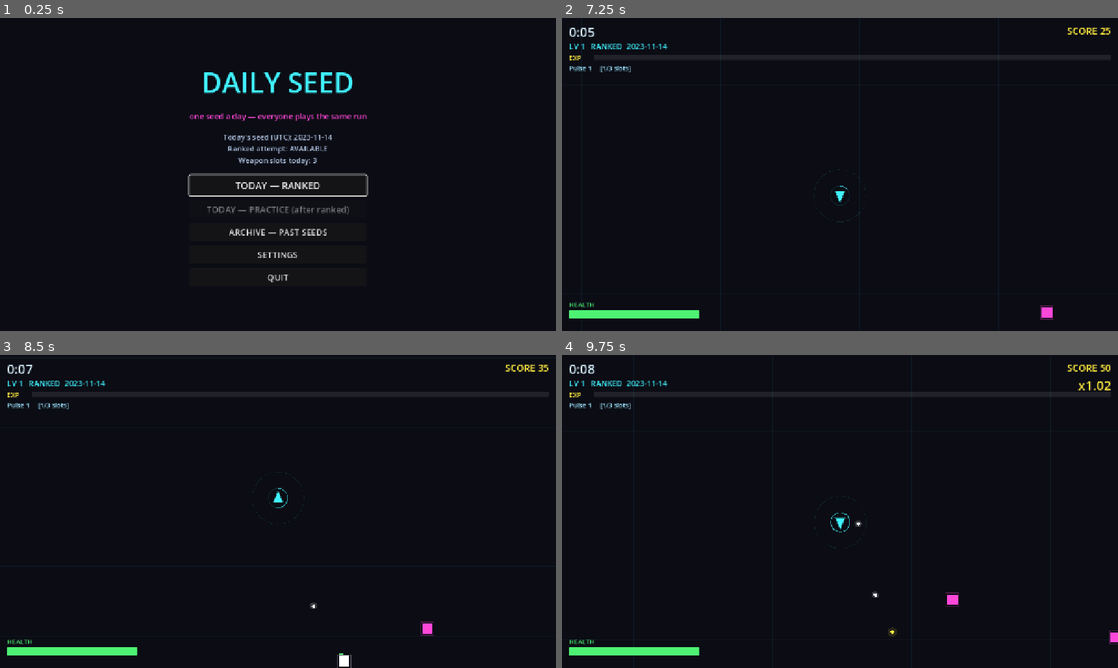
Above: before the commit, frames 1-4 (two rows, left to right).
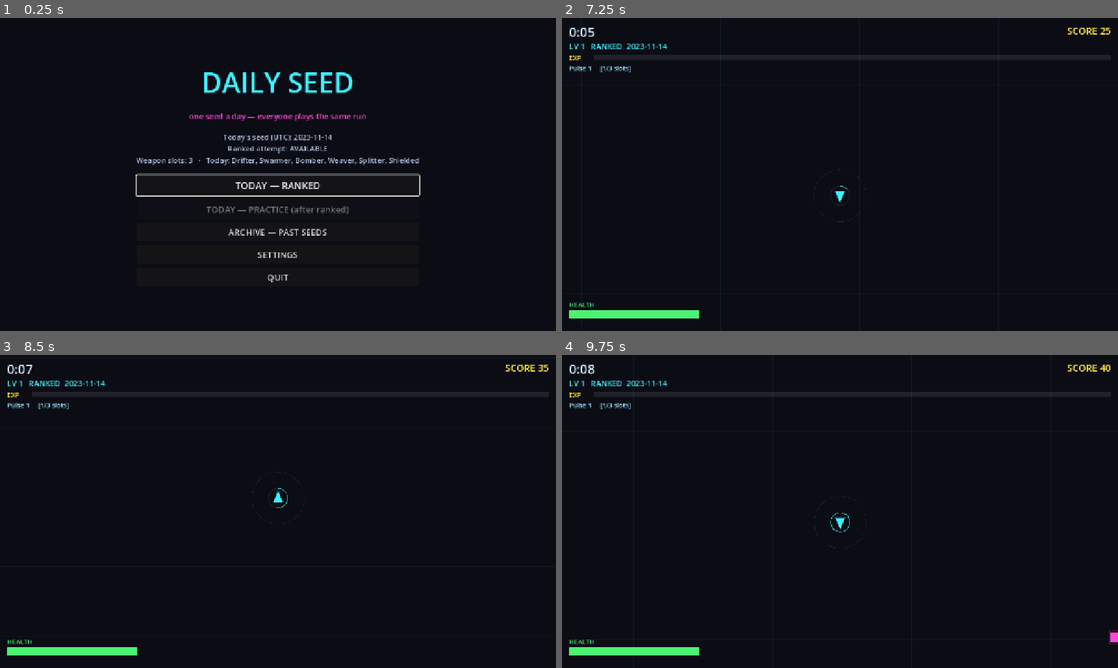
Above: after the commit, the same moments.

Repository: NeekPizza/godot-roguelite
Game: Godot game, scene res://scenes/main_menu.tscn
Two runs of this game, one before a commit and one after it. Both use one fixed random seed, a clock stepped at 60 frames per second and the inputs below.
Inputs (mouse positions are in pixels of both pictures, inside the frame that each line leads up to):
- Up to frame 1 (0.25 s): no input
- Up to frame 2 (7.25 s): click "TODAY — RANKED" at 0.5 s; click "START RANKED" at 1.25 s; tap Enter (ui_accept) at 2, 2.27, 4.25, 5.27 s; move the mouse to (962, 158) at 2.02 s; hold D (move_right) 2.03-2.75 s; tap Space (dash) at 2.1, 3.8, 5.1, 6.8 s; click (962, 158) at 2.17 s; drag from (728, 190) to (856, 174) at 2.77 s; move the mouse to (895, 105) at 3.52 s; press the mouse at (895, 105) at 3.53 s; hold D (move_right) 3.53-4.25 s; release the mouse at (895, 105) at 4.25 s; drag from (812, 237) to (673, 127) at 4.27 s; move the mouse to (1006, 221) at 5.02 s; hold A (move_left) 5.03-5.75 s; tap R (restart) at 5.75 s; drag from (673, 127) to (823, 174) at 5.77 s; move the mouse to (867, 174) at 6.52 s; press the mouse at (867, 174) at 6.53 s; hold S (move_down) from 6.53 s (still down)
- Up to frame 3 (8.5 s): release S (move_down) at 7.25 s; release the mouse at (305, 511) at 7.25 s; drag from (194, 433) to (483, 649) at 7.27 s; move the mouse to (400, 495) at 8.02 s; hold W (move_up) from 8.03 s (still down); tap Space (dash) at 8.1 s; tap Enter (ui_accept) at 8.27 s
- Up to frame 4 (9.75 s): release W (move_up) at 8.75 s; drag from (728, 527) to (979, 646) at 8.77 s; move the mouse to (895, 442) at 9.52 s; press the mouse at (895, 442) at 9.53 s; hold S (move_down) from 9.53 s (still down)

The runs differ from the first frame. In frame 1, 1.5% of the frame differs, in the area x 24-76%, y 30-70%; in frame 2, 0.1%; in frame 3, 0.2%; in frame 4, 0.3%.

Commit message:
6e: four new enemies, seed-selected roster, elites
ENEMIES — Dasher (creeps, telegraphs white, then lunges at 8x its walking
speed), Shielded (front arc blocks 85% of damage), Bomber (detonates on death,
hurting the player and nearby enemies), Weaver (sine approach, so leading it
wrong misses entirely). Nine types total.

SINGLE DAMAGE ENTRY POINT. Shielded's directional armour forced every damage
source — projectiles, orbit orbs, Nova rings, splash chains, bombs — through one
take_damage(amount, from_position). Retrofitting that later would have meant
finding every call site and hoping none was missed; doing it as part of adding
Shielded means the armour applies uniformly by construction.

TODAY'S ROSTER is the core two plus four picked from seven by the `daily`
stream, drawn immediately after the slot count. That draw ORDER is load-bearing
and is why the slot draw was kept when slots were capped at 3 — removing it
would shift the roster draw and change what every past date means. With slots
fixed, the roster is now the seed's main lever on how a day plays.

Off-roster types keep their entry in the weight table at zero rather than being
removed, so a spawn consumes exactly the same number of draws whatever the
roster is.

ELITES — the spawn block grew from 3 draws to 5: edge, position, type, elite,
elite-drop. The elite's drop is decided AT SPAWN and only read back when it
dies; rolling it at death would consume randomness at a moment the player
controls. 6x HP, 1.5x damage, 5x score, and a bright ring so it reads instantly.

Determinism green including the negative control, with roster and elite count in
the digest. A 15-minute run: 1684 kills across six types, 84 elites.

Also relabelled the digest's drop fields — elite drops made "taken/spawned"
imply an ordering that is not true.

Co-Authored-By: Claude Opus 4.8 (1M context) <noreply@anthropic.com>

Diff:
--- a/scripts/balance.gd
+++ b/scripts/balance.gd
@@ -254,33 +254,92 @@
 ## Optional: splits_into / split_count for enemies that break apart on death.
 const ENEMY_TYPES := {
 	"drifter": {
+		"name": "Drifter",
 		"hp": 20.0, "speed": 90.0, "damage": 10.0, "radius": 12.0,
 		"score": 10, "xp": 1, "color": Color(1.0, 0.28, 0.85),
 		"behavior": "chase", "shape": "square",
 	},
 	"swarmer": {
+		"name": "Swarmer",
 		"hp": 8.0, "speed": 175.0, "damage": 6.0, "radius": 8.0,
 		"score": 6, "xp": 1, "color": Color(1.0, 0.55, 0.15),
 		"behavior": "chase", "shape": "triangle",
 	},
 	"tank": {
+		"name": "Tank",
 		"hp": 90.0, "speed": 45.0, "damage": 20.0, "radius": 22.0,
 		"score": 30, "xp": 3, "color": Color(0.65, 0.35, 1.0),
 		"behavior": "chase", "shape": "hexagon",
 	},
 	"shooter": {
+		"name": "Shooter",
 		"hp": 25.0, "speed": 70.0, "damage": 8.0, "radius": 13.0,
 		"score": 20, "xp": 2, "color": Color(1.0, 0.25, 0.3),
 		"behavior": "keep_distance", "shape": "diamond",
 		"preferred_range": 340.0, "shot_interval": 3.2,
 	},
 	"splitter": {
+		"name": "Splitter",
 		"hp": 40.0, "speed": 70.0, "damage": 12.0, "radius": 16.0,
 		"score": 20, "xp": 2, "color": Color(0.3, 1.0, 0.6),
 		"behavior": "chase", "shape": "nested_square",
 		"splits_into": "swarmer", "split_count": 2,
 	},
+
+	"dasher": {
+		"name": "Dasher",
+		"hp": 26.0, "speed": 74.0, "damage": 14.0, "radius": 13.0,
+		"score": 18, "xp": 2, "color": Color(0.45, 0.85, 1.0),
+		"behavior": "dash", "shape": "chevron",
+		## Telegraphed on purpose: a lunge with no windup is not a skill test.
+		"dash_telegraph": 0.55, "dash_speed": 620.0, "dash_duration": 0.35,
+		"dash_cooldown": 2.6,
+	},
+	"shielded": {
+		"name": "Shielded",
+		"hp": 55.0, "speed": 62.0, "damage": 16.0, "radius": 16.0,
+		"score": 26, "xp": 2, "color": Color(0.55, 0.62, 0.95),
+		"behavior": "chase", "shape": "shield",
+		## Damage from within this arc of its facing is reduced to shield_mult.
+		## The first enemy where WHERE YOU STAND is the whole problem.
+		"shield_arc_deg": 150.0, "shield_mult": 0.15,
+	},
+	"bomber": {
+		"name": "Bomber",
+		"hp": 30.0, "speed": 118.0, "damage": 10.0, "radius": 14.0,
+		"score": 22, "xp": 2, "color": Color(1.0, 0.42, 0.2),
+		"behavior": "chase", "shape": "fuse",
+		"blast_radius": 130.0, "blast_damage": 26.0, "blast_chain_depth": 2,
+	},
+	"weaver": {
+		"name": "Weaver",
+		"hp": 22.0, "speed": 132.0, "damage": 9.0, "radius": 11.0,
+		"score": 16, "xp": 1, "color": Color(0.95, 0.45, 0.95),
+		"behavior": "weave", "shape": "ribbon",
+		"wave_amplitude": 110.0, "wave_frequency": 2.1,
+	},
 }
+
+## Always active; the day's roster is these plus a seed-picked selection.
+const ENEMY_CORE := ["drifter", "swarmer"]
+## Picked from this pool by the `daily` stream. With slots capped at 3, the
+## roster is now the seed's main lever on how a day actually plays.
+const ENEMY_POOL := ["tank", "shooter", "splitter", "dasher", "shielded",
+					 "bomber", "weaver"]
+const ENEMY_ROSTER_PICK := 4
+
+# =============================================================================
+# ELITES (6e)
+# =============================================================================
+## Rolled as part of the spawn block, so an elite's drop is fixed the moment it
+## appears and merely read back when it dies — never rolled at death, which is
+## player-timed.
+const ELITE_CHANCE := 0.045
+const ELITE_HP_MULT := 6.0
+const ELITE_DAMAGE_MULT := 1.5
+const ELITE_SCORE_MULT := 5.0
+const ELITE_SCALE := 1.45
+const ELITE_RING_COLOR := Color(1.0, 0.9, 0.35)
 
 ## Where split children appear, relative to the parent. Fixed offsets, never
 ## random: splitters die on player-dependent timing, so an RNG draw here would
@@ -324,6 +383,10 @@
 	{"id": "shooter",  "unlock": 240.0, "ramp": 180.0, "weight": 0.42},
 	{"id": "tank",     "unlock": 360.0, "ramp": 240.0, "weight": 1.00},
 	{"id": "splitter", "unlock": 480.0, "ramp": 240.0, "weight": 0.90},
+	{"id": "dasher",   "unlock": 180.0, "ramp": 180.0, "weight": 0.75},
+	{"id": "weaver",   "unlock": 210.0, "ramp": 180.0, "weight": 0.70},
+	{"id": "bomber",   "unlock": 330.0, "ramp": 240.0, "weight": 0.55},
+	{"id": "shielded", "unlock": 420.0, "ramp": 240.0, "weight": 0.60},
 ]
 
 # =============================================================================
--- a/scripts/daily.gd
+++ b/scripts/daily.gd
@@ -25,6 +25,28 @@
 	return int(Balance.WEAPON_SLOT_WEIGHTS[0][0])
 
 
+## Which enemy types are live today: the core two plus a seed-picked selection.
+##
+## Drawn from the SAME `daily` stream as the slot count, immediately after it.
+## The order of these two draws is load-bearing — swapping them would change
+## what every past date means.
+static func enemy_roster(date_string: String) -> Array:
+	var rng := GameSeed.make_daily_rng(date_string)
+	rng.randf()                      # consumed by weapon_slots; keep in step
+
+	var pool := Balance.ENEMY_POOL.duplicate()
+	var roster := Balance.ENEMY_CORE.duplicate()
+	for i in mini(Balance.ENEMY_ROSTER_PICK, pool.size()):
+		var index := rng.randi_range(0, pool.size() - 1)
+		roster.append(pool[index])
+		pool.remove_at(index)
+	return roster
+
+
 ## Human-readable summary for the menu.
 static func summary(date_string: String) -> String:
-	return "Weapon slots today: %d" % weapon_slots(date_string)
+	var names := PackedStringArray()
+	for type_id in enemy_roster(date_string):
+		names.append(str(Balance.ENEMY_TYPES[type_id]["name"]))
+	return "Weapon slots: %d   ·   Today: %s" % [
+		weapon_slots(date_string), ", ".join(names)]
--- a/scripts/difficulty.gd
+++ b/scripts/difficulty.gd
@@ -28,6 +28,17 @@
 
 static func _ramp(elapsed: float, start: float, duration: float) -> float:
 	return clampf((elapsed - start) / duration, 0.0, 1.0)
+
+
+## Restricted to today's roster. Types not active today keep their entry at a
+## zero weight rather than being removed, so a spawn consumes exactly the same
+## number of draws whatever the roster happens to be.
+static func type_weights_for(elapsed: float, roster: Array) -> Array:
+	var table := type_weights(elapsed)
+	for entry in table:
+		if not roster.has(entry[0]):
+			entry[1] = 0.0
+	return table
 
 
 ## Weighted spawn table as a function of time. Drifters decay from the whole
--- a/scripts/enemy.gd
+++ b/scripts/enemy.gd
@@ -21,9 +21,17 @@
 var radius := 12.0
 
 var shot_parent: Node2D
+var is_elite := false
+var elite_drop := ""          # decided at SPAWN, read back on death
+var spawn_ordinal := 0        # stable tie-break for chain ordering
+
 var _player: Node2D
 var _flash := 0.0
 var _shot_cooldown := 0.0
+var _facing := Vector2.RIGHT  # Shielded blocks from this direction
+var _age := 0.0
+var _dash_timer := 0.0
+var _dash_state := "idle"     # idle -> telegraph -> lunge
 
 
 func _ready() -> void:
@@ -47,14 +55,38 @@
 	shape.radius = radius
 	$Shape.shape = shape
 
+	_dash_timer = float(stats.get("dash_cooldown", 0.0))
+
 	# Stagger the first shot so a wave of shooters does not volley in unison.
 	# Derived from the type's own cadence, not from RNG: a random offset would
 	# have to come from a stream, and this fires on player-dependent timing.
 	_shot_cooldown = float(stats.get("shot_interval", 0.0)) * 0.5
 
 
+## Applied at spawn from the spawn block's elite roll.
+func make_elite(drop_id: String) -> void:
+	is_elite = true
+	elite_drop = drop_id
+	max_hp *= Balance.ELITE_HP_MULT
+	hp = max_hp
+	contact_damage *= Balance.ELITE_DAMAGE_MULT
+	radius *= Balance.ELITE_SCALE
+	if $Shape.shape is CircleShape2D:
+		$Shape.shape.radius = radius
+
+
+func score_value() -> int:
+	var base := int(stats["score"])
+	return int(round(float(base) * Balance.ELITE_SCORE_MULT)) if is_elite else base
+
+
+func xp_value() -> int:
+	return int(stats["xp"]) * (2 if is_elite else 1)
+
+
 func _physics_process(delta: float) -> void:
 	_flash = maxf(0.0, _flash - delta)
+	_age += delta
 
 	if _player == null or not is_instance_valid(_player):
 		_player = get_tree().get_first_node_in_group("player")
@@ -75,6 +107,19 @@
 	if distance < 0.001:
 		return
 	var direction := to_player / distance
+	_facing = direction
+
+	match stats["behavior"]:
+		"dash":
+			_move_dash(delta, direction)
+			return
+		"weave":
+			# Sine offset perpendicular to the approach, so leading it wrong
+			# misses entirely.
+			var sideways := direction.orthogonal() * sin(
+				_age * float(stats["wave_frequency"])) * float(stats["wave_amplitude"])
+			position += (direction * move_speed + sideways) * delta
+			return
 
 	if stats["behavior"] == "keep_distance":
 		var preferred: float = stats["preferred_range"]
@@ -88,6 +133,27 @@
 	position += direction * move_speed * delta
 
 
+## Creep, telegraph, lunge. The windup is the point: an unsignalled charge is
+## not a positioning test, it is a coin flip.
+func _move_dash(delta: float, direction: Vector2) -> void:
+	_dash_timer -= delta
+	match _dash_state:
+		"idle":
+			position += direction * move_speed * delta
+			if _dash_timer <= 0.0:
+				_dash_state = "telegraph"
+				_dash_timer = float(stats["dash_telegraph"])
+		"telegraph":
+			if _dash_timer <= 0.0:
+				_dash_state = "lunge"
+				_dash_timer = float(stats["dash_duration"])
+		"lunge":
+			position += _facing * float(stats["dash_speed"]) * delta
+			if _dash_timer <= 0.0:
+				_dash_state = "idle"
+				_dash_timer = float(stats["dash_cooldown"])
+
+
 func _try_shoot(delta: float) -> void:
 	_shot_cooldown -= delta
 	if _shot_cooldown > 0.0:
@@ -111,19 +177,41 @@
 	position = Arena.clamp_position(position + away.normalized() * distance, radius)
 
 
-func take_damage(amount: float) -> void:
+## SINGLE DAMAGE ENTRY POINT. Everything — projectiles, orbs, Nova rings, splash
+## chains, bombs — routes through here, which is what lets Shielded's directional
+## armour apply uniformly instead of only to whichever sources remembered it.
+func take_damage(amount: float, from_position := Vector2.INF) -> void:
 	if hp <= 0.0:
 		return  # Already dead this frame; never emit `killed` twice.
-	hp -= amount
+	hp -= amount * _damage_scale(from_position)
 	_flash = 0.08
 	if hp <= 0.0:
 		killed.emit(self)
 		queue_free()
 
 
+## Shielded takes almost nothing through its front arc. Pure geometry against
+## its own facing — no RNG, so it cannot desync.
+func _damage_scale(from_position: Vector2) -> float:
+	if not stats.has("shield_arc_deg") or from_position == Vector2.INF:
+		return 1.0
+	var incoming := (from_position - position).normalized()
+	var angle := rad_to_deg(absf(_facing.angle_to(incoming)))
+	if angle <= float(stats["shield_arc_deg"]) * 0.5:
+		return float(stats["shield_mult"])
+	return 1.0
+
+
 func _draw() -> void:
 	var color: Color = Color.WHITE if _flash > 0.0 else stats["color"]
+	if _dash_state == "telegraph":
+		color = Color.WHITE   # the tell
 	_draw_body(color)
+
+	if is_elite:
+		draw_arc(Vector2.ZERO, radius + 7.0, 0.0, TAU, 26, Balance.ELITE_RING_COLOR, 2.5)
+		draw_arc(Vector2.ZERO, radius + 12.0, 0.0, TAU, 26,
+			Color(Balance.ELITE_RING_COLOR, 0.35), 2.0)
 
 	if hp < max_hp:
 		var fraction := hp / max_hp
@@ -156,6 +244,33 @@
 			])
 			draw_colored_polygon(points, color)
 			draw_arc(Vector2.ZERO, radius + 5.0, 0.0, TAU, 20, Color(color, 0.3), 1.5)
+		"chevron":
+			var points := PackedVector2Array([
+				Vector2(radius, 0.0), Vector2(-radius * 0.6, radius * 0.9),
+				Vector2(-radius * 0.2, 0.0), Vector2(-radius * 0.6, -radius * 0.9),
+			])
+			for i in points.size():
+				points[i] = points[i].rotated(_facing.angle())
+			draw_colored_polygon(points, color)
+		"shield":
+			var rect := Rect2(-radius, -radius, radius * 2.0, radius * 2.0)
+			draw_rect(rect, color)
+			# The armoured face, drawn on the side it actually protects.
+			var start := _facing.angle() - deg_to_rad(float(stats["shield_arc_deg"]) * 0.5)
+			var finish := _facing.angle() + deg_to_rad(float(stats["shield_arc_deg"]) * 0.5)
+			draw_arc(Vector2.ZERO, radius + 6.0, start, finish, 20,
+				Color(0.9, 0.95, 1.0), 4.0)
+		"fuse":
+			draw_circle(Vector2.ZERO, radius, color)
+			draw_arc(Vector2.ZERO, radius + 5.0, 0.0,
+				TAU * (0.5 + 0.5 * sin(_age * 6.0)), 22, Color(1.0, 0.9, 0.4), 2.5)
+		"ribbon":
+			var points := PackedVector2Array([
+				Vector2(0.0, -radius), Vector2(radius * 0.75, 0.0),
+				Vector2(0.0, radius), Vector2(-radius * 0.75, 0.0),
+			])
+			draw_colored_polygon(points, color)
+			draw_polyline(points + PackedVector2Array([points[0]]), Color(color, 0.4), 2.0)
 		"nested_square":
 			var rect := Rect2(-radius, -radius, radius * 2.0, radius * 2.0)
 			draw_rect(rect, color)
--- a/scripts/nova_ring.gd
+++ b/scripts/nova_ring.gd
@@ -41,7 +41,7 @@
 		if id in _hit:
 			continue
 		_hit.append(id)
-		area.take_damage(damage)
+		area.take_damage(damage, global_position)
 		# Knockback is a position nudge, not a physics impulse: enemies drive
 		# their own movement, so an impulse would simply be ignored next frame.
 		if knockback > 0.0 and area.has_method("push_away_from"):
--- a/scripts/orbit_orb.gd
+++ b/scripts/orbit_orb.gd
@@ -41,7 +41,7 @@
 		if _cooldowns.has(id):
 			continue
 		_cooldowns[id] = _rehit
-		area.take_damage(damage)
+		area.take_damage(damage, global_position)
 		Sfx.play("hit")
 	queue_redraw()
 
--- a/scripts/projectile.gd
+++ b/scripts/projectile.gd
@@ -85,7 +85,7 @@
 		return
 	_already_hit.append(enemy_id)
 
-	area.take_damage(_damage)
+	area.take_damage(_damage, position)
 	Sfx.play("hit")
 	if _pierce_left <= 0:
 		queue_free()
--- a/scripts/run.gd
+++ b/scripts/run.gd
@@ -77,6 +77,9 @@
 var _buff_time := 0.0
 var _splash_time := 0.0       # splash is a modifier, so it runs alongside
 var _drops_taken := 0
+var _spawn_ordinal := 0
+var _elites_spawned := 0
+var _roster: Array = []
 
 # --- Combo (6c) ---
 var _combo_chain := 0.0
@@ -156,6 +159,9 @@
 
 	# The entire run's drops, decided now: what, when, and at which absolute
 	# world position. Nothing is rolled during play.
+	_roster = Daily.enemy_roster(_date_string)
+	print("[run] roster today: %s" % ", ".join(PackedStringArray(_roster)))
+
 	_drop_schedule = Drops.build_schedule(_date_string)
 	print("[run] drop schedule: %d entries, first at %.1fs" % [
 		_drop_schedule.size(), float(_drop_schedule[0]["time"])])
@@ -377,6 +383,26 @@
 	_fx.burst(origin, Balance.DROPS["splash"]["color"], 14, 200.0)
 
 
+## Bomber detonates on death, hurting the player AND nearby enemies. Same
+## ordering and depth rules as splash: child order, capped, no RNG.
+func _bomber_blast(source: Area2D, depth := 0) -> void:
+	var blast_radius: float = source.stats["blast_radius"]
+	var blast_damage: float = source.stats["blast_damage"]
+	var origin: Vector2 = source.position
+	if _player.position.distance_to(origin) <= blast_radius:
+		_player.take_damage(blast_damage)
+	_fx.burst(origin, source.stats["color"], 26, 260.0)
+	_fx.add_shake(2.0)
+
+	if depth >= int(source.stats.get("blast_chain_depth", 1)):
+		return
+	for enemy in _enemies.get_children():
+		if not is_instance_valid(enemy) or enemy == source or enemy.is_in_group("boss"):
+			continue
+		if origin.distance_to(enemy.position) <= blast_radius:
+			enemy.take_damage(blast_damage, origin)
+
+
 # --- Combo -------------------------------------------------------------------
 
 ## Kills inside COMBO_WINDOW of each other build a chain; it bleeds away once
@@ -450,7 +476,7 @@
 		return
 	_spawn_timer += Difficulty.spawn_interval(_elapsed)
 
-	var weights := Difficulty.type_weights(_elapsed)
+	var weights := Difficulty.type_weights_for(_elapsed, _roster)
 	var hp_multiplier := Difficulty.hp_multiplier(_elapsed)
 	for i in Difficulty.spawn_count(_elapsed):
 		# Draw from spawn_rng UNCONDITIONALLY, before the cap check, and always
@@ -460,13 +486,20 @@
 		# alive depends on how well the player is fighting, so if a skipped
 		# spawn also skipped its RNG draws, a good player and a bad player would
 		# desync the shared stream and stop playing the same daily run.
+		# EXACTLY FIVE DRAWS per spawn, always, whatever the outcome: edge,
+		# position, type, elite, elite-drop. The elite's drop is decided HERE,
+		# at spawn, and only read back when it dies — never rolled at death,
+		# which happens on player-dependent timing.
 		var edge := _spawn_rng.randi_range(0, 3)
 		var along := _spawn_rng.randf()
 		var roll := _spawn_rng.randf()
+		var elite_roll := _spawn_rng.randf()
+		var drop_roll := _spawn_rng.randf()
 		if _enemies.get_child_count() >= Balance.ENEMY_CAP:
 			continue
 		_spawn_enemy(Difficulty.pick_type(weights, roll),
-			Arena.edge_position(edge, along), hp_multiplier)
+			Arena.edge_position(edge, along), hp_multiplier,
+			elite_roll < Balance.ELITE_CHANCE, Drops.pick(drop_roll))
 
 
 ## Bosses arrive on a FIXED time schedule (difficulty.gd), never a player-driven
@@ -495,11 +528,17 @@
 		Difficulty.boss_hp(boss_index), Difficulty.boss_damage(boss_index)])
 
 
-func _spawn_enemy(type_id: String, at: Vector2, hp_multiplier: float) -> void:
+func _spawn_enemy(type_id: String, at: Vector2, hp_multiplier: float,
+		elite := false, drop_id := "") -> void:
 	_type_counts[type_id] = _type_counts.get(type_id, 0) + 1
 	var enemy := ENEMY_SCENE.instantiate()
 	enemy.position = at
 	enemy.setup(type_id, hp_multiplier)
+	enemy.spawn_ordinal = _spawn_ordinal
+	_spawn_ordinal += 1
+	if elite:
+		enemy.make_elite(drop_id)
+		_elites_spawned += 1
 	enemy.shot_parent = _enemy_shots
 	enemy.killed.connect(_on_enemy_killed)
 	_enemies.add_child(enemy)
@@ -654,11 +693,11 @@
 func _on_enemy_killed(enemy: Area2D) -> void:
 	_kills += 1
 	_register_combo_kill()
-	_kill_score += int(round(float(enemy.stats["score"]) * combo_multiplier()))
+	_kill_score += int(round(float(enemy.score_value()) * combo_multiplier()))
 
 	var gem := XP_GEM_SCENE.instantiate()
 	gem.position = enemy.position
-	gem.value = int(enemy.stats["xp"])
+	gem.value = enemy.xp_value()
 	# Deferred: this fires from an area_entered signal, i.e. mid physics-query
 	# flush, and adding an Area2D right then throws "Can't change this state
 	# while flushing queries". Deferring is still deterministic — the adds run
@@ -669,6 +708,13 @@
 		Balance.PARTICLES_ON_KILL, Balance.PARTICLE_SPEED_KILL)
 	_fx.add_shake(Balance.SHAKE_ON_KILL)
 	Sfx.play("enemy_death")
+
+	# Elites guarantee a drop. The id was fixed at spawn; this only reads it.
+	if enemy.is_elite and enemy.elite_drop != "":
+		_spawn_pickup(enemy.elite_drop, enemy.position)
+
+	if enemy.stats.has("blast_radius"):
+		_bomber_blast(enemy)
 
 	if _splash_time > 0.0:
 		_splash_from(enemy.position, enemy.max_hp, 0)
@@ -795,10 +841,11 @@
 		_bosses_killed, _next_boss,
 		_enemies.get_child_count(), _gems.get_child_count(),
 		JSON.stringify(_type_counts),
-	] + " slots=%d weapons=%s passives=%s banished=%s rerolls=%d banishes=%d combo=%.3f drops=%d/%d schedule=%s" % [
+	] + " slots=%d weapons=%s passives=%s banished=%s rerolls=%d banishes=%d combo=%.3f drops_taken=%d scheduled=%d schedule=%s roster=%s elites=%d" % [
 		_weapon_slots, _weapons.digest(), JSON.stringify(_stacks),
 		JSON.stringify(_banished), _rerolls_left, _banishes_left, _combo_chain,
 		_drops_taken, _next_drop, Drops.schedule_digest(_drop_schedule),
+		",".join(PackedStringArray(_roster)), _elites_spawned,
 	]
 
 
--- a/tests/balance_test.gd
+++ b/tests/balance_test.gd
@@ -51,7 +51,9 @@
 
 	for id in Balance.ENEMY_TYPES:
 		var e: Dictionary = Balance.ENEMY_TYPES[id]
-		var valid: bool = e["behavior"] in ["chase", "keep_distance"]
+		# enemies_test covers behaviour-specific fields; this only guards the
+		# shape every type must have.
+		var valid: bool = e["behavior"] in ["chase", "keep_distance", "dash", "weave"]
 		if e["behavior"] == "keep_distance":
 			valid = valid and e.has("preferred_range") and e.has("shot_interval")
 		if e.has("splits_into"):
--- /dev/null
+++ b/tests/enemies_test.gd
@@ -0,0 +1,113 @@
+extends Node
+
+## New enemy types, the seed-selected roster, and elites (GDD section 5).
+
+var _ok := true
+
+
+func _check(label: String, passed: bool) -> void:
+	if not passed:
+		_ok = false
+	print("  %-62s %s" % [label, "OK" if passed else "FAIL"])
+
+
+func _ready() -> void:
+	print("=== every enemy is well-formed ===")
+	for type_id in Balance.ENEMY_TYPES:
+		var e: Dictionary = Balance.ENEMY_TYPES[type_id]
+		var valid: bool = e["behavior"] in ["chase", "keep_distance", "dash", "weave"]
+		for key in ["name", "hp", "speed", "damage", "radius", "score", "xp", "color", "shape"]:
+			valid = valid and e.has(key)
+		if e["behavior"] == "dash":
+			for key in ["dash_telegraph", "dash_speed", "dash_duration", "dash_cooldown"]:
+				valid = valid and e.has(key)
+		if e["behavior"] == "weave":
+			valid = valid and e.has("wave_amplitude") and e.has("wave_frequency")
+		_check("'%s' well-formed" % type_id, valid)
+
+	print("\n=== dash and bomber telegraph ===")
+	_check("dasher telegraphs before lunging (%.2fs)" %
+		float(Balance.ENEMY_TYPES["dasher"]["dash_telegraph"]),
+		float(Balance.ENEMY_TYPES["dasher"]["dash_telegraph"]) > 0.2)
+	_check("dasher lunges faster than it creeps",
+		float(Balance.ENEMY_TYPES["dasher"]["dash_speed"]) >
+		float(Balance.ENEMY_TYPES["dasher"]["speed"]) * 3.0)
+	_check("bomber blast is depth-capped",
+		int(Balance.ENEMY_TYPES["bomber"]["blast_chain_depth"]) <= 3)
+
+	print("\n=== shielded takes directional damage ===")
+	var enemy: Node = load("res://scenes/enemy.tscn").instantiate()
+	add_child(enemy)
+	enemy.setup("shielded", 1.0)
+	enemy.position = Vector2.ZERO
+	enemy._facing = Vector2.RIGHT       # shield faces +x
+
+	enemy.hp = 1000.0
+	enemy.take_damage(100.0, Vector2(500, 0))     # dead ahead: blocked
+	var front_loss: float = 1000.0 - enemy.hp
+	enemy.hp = 1000.0
+	enemy.take_damage(100.0, Vector2(-500, 0))    # from behind: full
+	var back_loss: float = 1000.0 - enemy.hp
+	_check("front hit is reduced (%.1f dmg)" % front_loss, front_loss < 100.0)
+	_check("rear hit lands in full (%.1f dmg)" % back_loss, absf(back_loss - 100.0) < 0.01)
+	_check("flanking is strictly better (%.1f vs %.1f)" % [back_loss, front_loss],
+		back_loss > front_loss * 2.0)
+
+	print("\n=== other enemies ignore facing ===")
+	var plain: Node = load("res://scenes/enemy.tscn").instantiate()
+	add_child(plain)
+	plain.setup("drifter", 1.0)
+	plain.hp = 1000.0
+	plain.take_damage(100.0, Vector2(500, 0))
+	_check("drifter takes full damage from any side", absf(1000.0 - plain.hp - 100.0) < 0.01)
+
+	print("\n=== elites ===")
+	var elite: Node = load("res://scenes/enemy.tscn").instantiate()
+	add_child(elite)
+	elite.setup("drifter", 1.0)
+	var base_hp: float = elite.max_hp
+	var base_score: int = elite.score_value()
+	elite.make_elite("bomb")
+	_check("elite has more HP (%.0f -> %.0f)" % [base_hp, elite.max_hp],
+		elite.max_hp > base_hp)
+	_check("elite is worth more score (%d -> %d)" % [base_score, elite.score_value()],
+		elite.score_value() > base_score)
+	_check("elite drop is fixed at SPAWN, not rolled at death",
+		elite.elite_drop == "bomb")
+	_check("elite chance is rare (%.1f%%)" % (Balance.ELITE_CHANCE * 100.0),
+		Balance.ELITE_CHANCE > 0.0 and Balance.ELITE_CHANCE < 0.15)
+
+	print("\n=== daily roster ===")
+	var roster := Daily.enemy_roster("2026-01-01")
+	_check("same date -> same roster", roster == Daily.enemy_roster("2026-01-01"))
+	_check("core types always present",
+		roster.has("drifter") and roster.has("swarmer"))
+	_check("size is core + pick (%d)" % roster.size(),
+		roster.size() == Balance.ENEMY_CORE.size() + Balance.ENEMY_ROSTER_PICK)
+	var unique := {}
+	for type_id in roster:
+		unique[type_id] = true
+	_check("no duplicates", unique.size() == roster.size())
+	var all_real := true
+	for type_id in roster:
+		if not Balance.ENEMY_TYPES.has(type_id):
+			all_real = false
+	_check("every entry exists", all_real)
+	var varies := false
+	for day in range(2, 25):
+		if Daily.enemy_roster("2026-01-%02d" % day) != roster:
+			varies = true
+	_check("roster varies across dates", varies)
+
+	print("\n=== off-roster types cannot spawn, but still consume a draw ===")
+	var table := Difficulty.type_weights_for(600.0, ["drifter", "swarmer"])
+	var full := Difficulty.type_weights(600.0)
+	_check("table length is unchanged (%d)" % table.size(), table.size() == full.size())
+	var zeroed := true
+	for entry in table:
+		if entry[0] != "drifter" and entry[0] != "swarmer" and entry[1] != 0.0:
+			zeroed = false
+	_check("off-roster weights are zero", zeroed)
+
+	print("\nRESULT: %s" % ("PASS" if _ok else "FAIL"))
+	get_tree().quit(0 if _ok else 1)
--- /dev/null
+++ b/tests/enemies_test.tscn
@@ -0,0 +1,6 @@
+[gd_scene load_steps=2 format=3]
+
+[ext_resource type="Script" path="res://tests/enemies_test.gd" id="1"]
+
+[node name="EnemiesTest" type="Node"]
+script = ExtResource("1")
Not shown, added: tests/drops_test.gd.uid
Not shown, changed: docs/GDD.md
Not shown, changed: docs/TESTING.md
